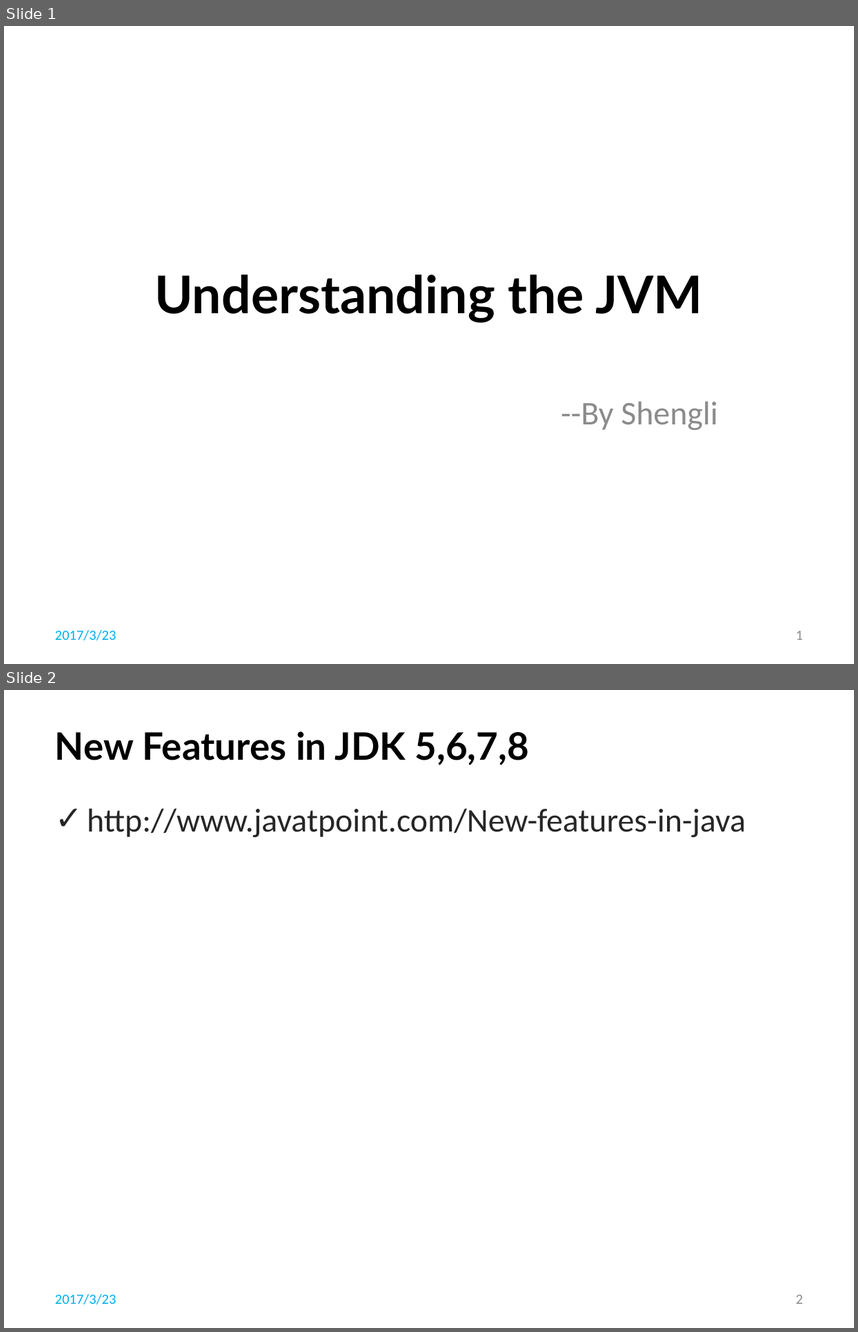
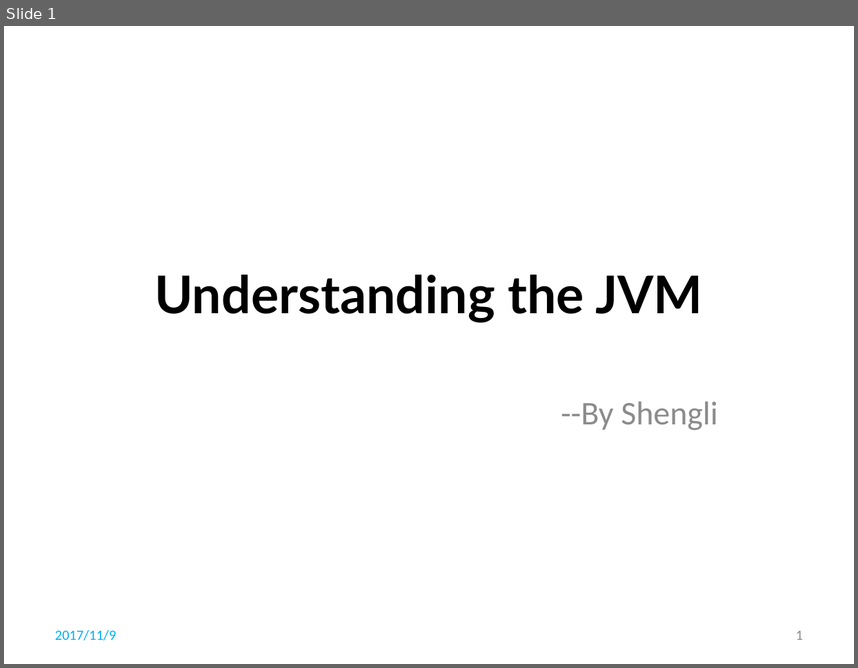
Before and after one commit to li-shengli/selfstudy, a slide deck: PPT/Understanding the JVM.pptx. Shown one above the other, each under a label of ours: slides 1 and 2 before the commit, slide 1 after it. The pictures are 858x1332 and 858x668 pixels, drawn with LibreOffice and Linux fonts; fonts in the diff are those of the drawing; background and template pictures are left out. Boxes give left, top, right and bottom in pixels: in the first picture for what was removed or moved away, otherwise in the second. Text is boxed around its words. In the diff, an @@ line names an element or a change of style, - is before the commit and + after.

```diff
--- a/PPT/Understanding the JVM.pptx
+++ b/PPT/Understanding the JVM.pptx
@@ slide 2 removed at (x1=4, y1=690, x2=854, y2=1328), background picture (left out) @@
@@ title removed at (x1=55, y1=731, x2=529, y2=765) @@
-New Features in JDK 5,6,7,8
@@ text removed at (x1=87, y1=808, x2=746, y2=838) @@
-✓ http://www.javatpoint.com/New-features-in-java
@@ text removed at (x1=55, y1=1293, x2=116, y2=1304) @@
-2017/3/23
@@ page number removed at (x1=796, y1=1294, x2=803, y2=1303) @@
-2
@@ slide 1 changed as well @@
@@ text at (x1=55, y1=629, x2=116, y2=640): text changed @@
-2017/3/23
+2017/11/9
```
Also in this commit, not shown: 86 slides added, 3 other slides removed, 10 other files.
